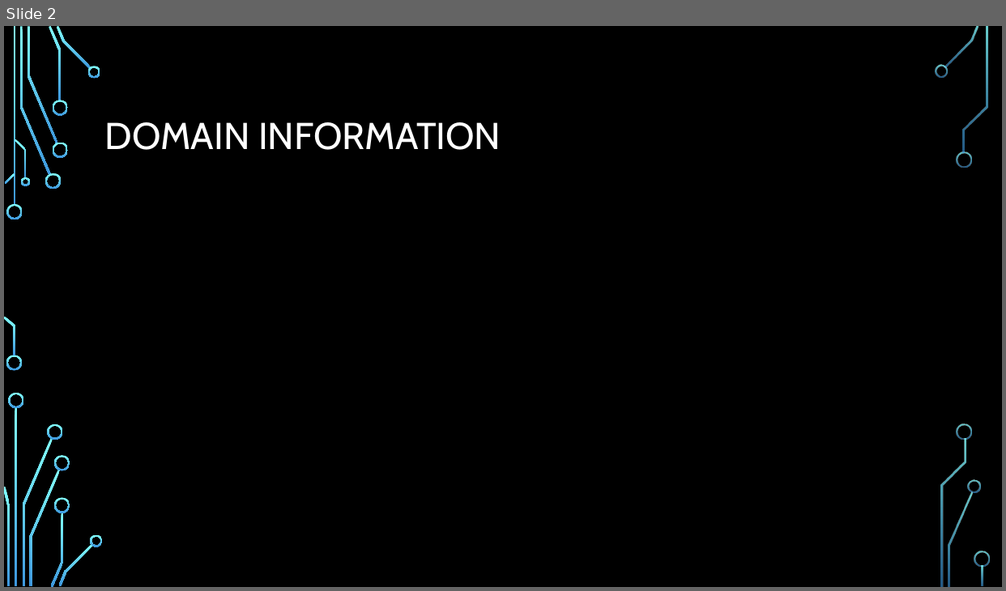
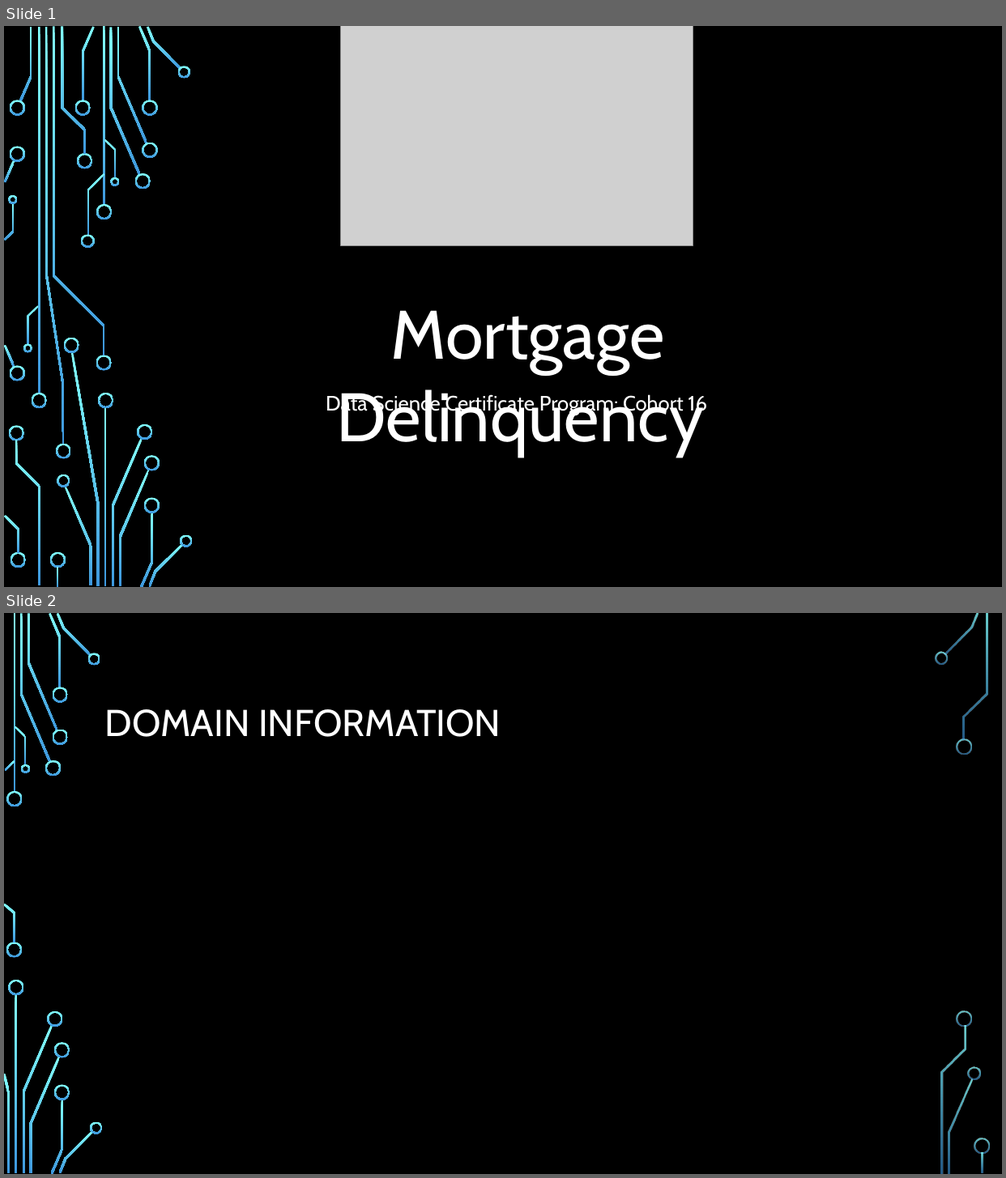
Before and after one commit to fagan2888/Mortgage-Delinquent, a slide deck: CapstoneReports/Mortgage_Delinquent PPP.pptx. Shown one above the other, each under a label of ours: slide 2 before the commit, slides 1 and 2 after it. The pictures are 1006x591 and 1006x1178 pixels, drawn with LibreOffice and Linux fonts; fonts in the diff are those of the drawing; grey boxes stand for pictures; background and template pictures are left out. Boxes give left, top, right and bottom in pixels: in the first picture for what was removed or moved away, otherwise in the second. Text is boxed around its words. In the diff, an @@ line names an element or a change of style, - is before the commit and + after.

```diff
--- a/CapstoneReports/Mortgage_Delinquent PPP.pptx
+++ b/CapstoneReports/Mortgage_Delinquent PPP.pptx
@@ slide 1 added at (4, 26, 1002, 587), background picture (left out) @@
@@ picture added at (341, 26, 692, 246) @@
@@ text added at (337, 310, 704, 457), 66 pt, text #FFFFFF @@
+Mortgage Delinquency
@@ text added at (326, 394, 707, 416), 20 pt, text #FFFFFF @@
+Data Science Certificate Program: Cohort 16
@@ group added at (4, 26, 193, 587): 50 freeform shapes, 4 rectangles @@
```
Also in this commit, not shown: 1 slide changed, 1 slide removed.
